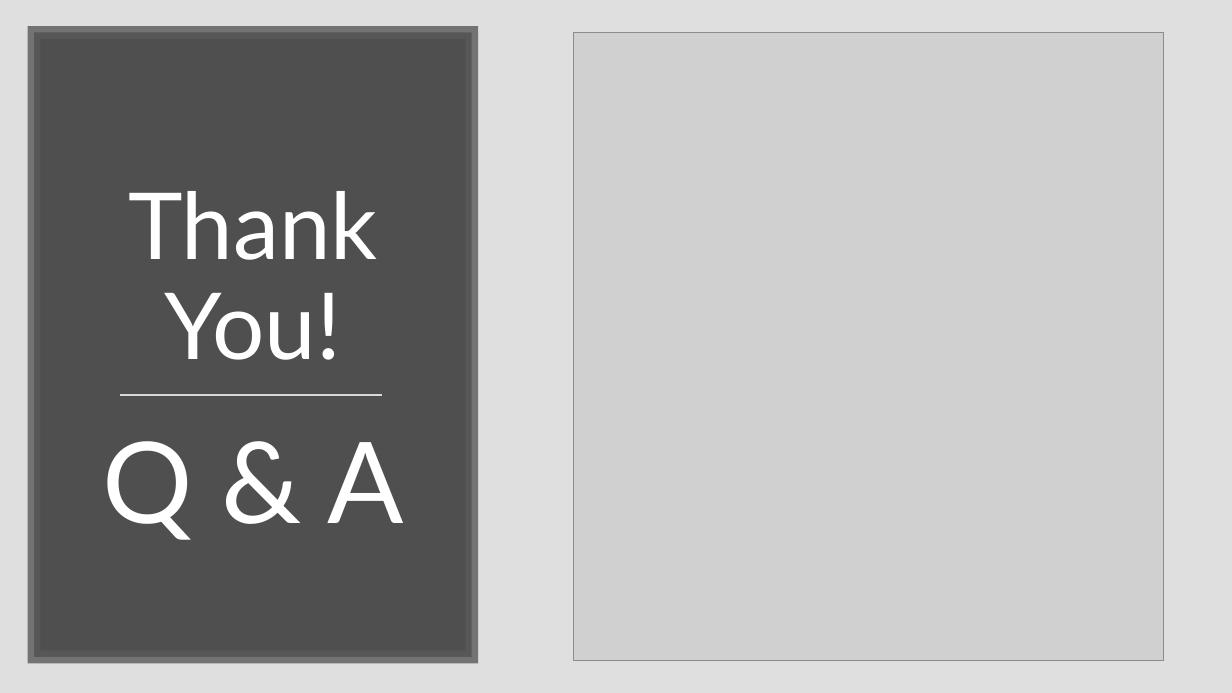
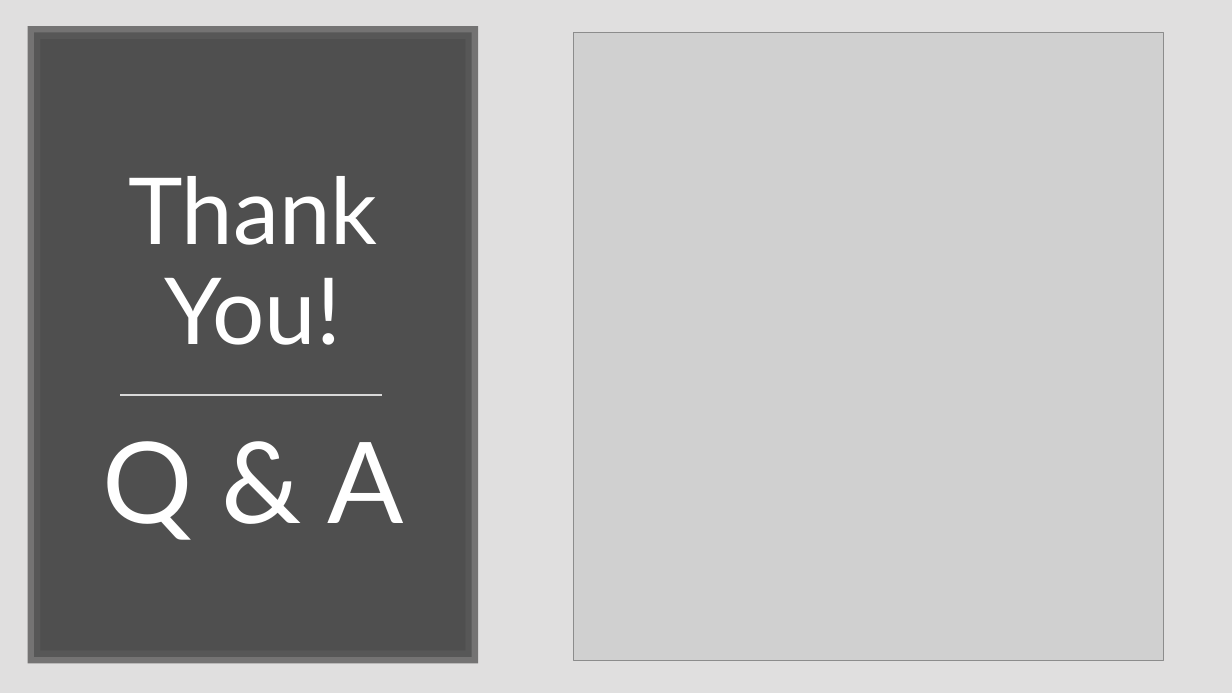
Before and after one commit to benieevelyne/BLPFinalProject, a slide deck: slide 13 of BLP Final Presentation.pptx. Drawn at 1232x693 pixels with LibreOffice and Linux fonts; fonts in the diff are those of the drawing; grey boxes stand for pictures. Boxes give left, top, right and bottom in pixels: in the first picture for what was removed or moved away, otherwise in the second. Text is boxed around its words. In the diff, an @@ line names an element or a change of style, - is before the commit and + after.

```diff
--- a/BLP Final Presentation.pptx
+++ b/BLP Final Presentation.pptx
@@ title "Thank You!": place and size @@
-title "Thank You!" at [128,191,378,360]
+title "Thank You!" at [128,176,378,345]
```
Also in this commit, not shown: 9 other slides changed.
